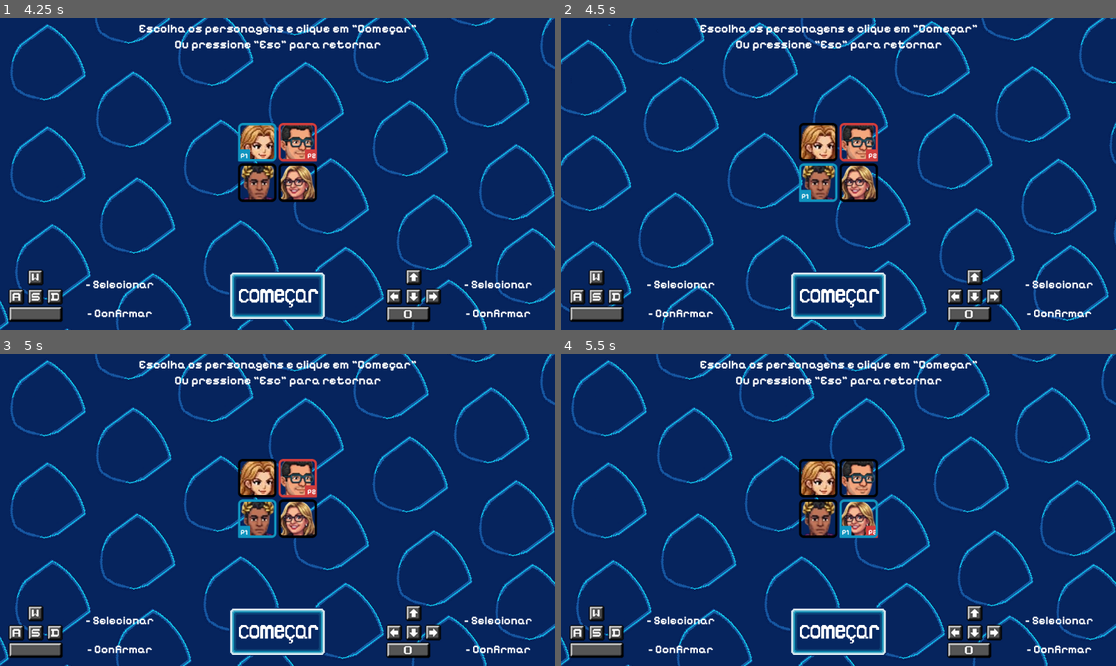
Above: before the commit, frames 1-4 (two rows, left to right).
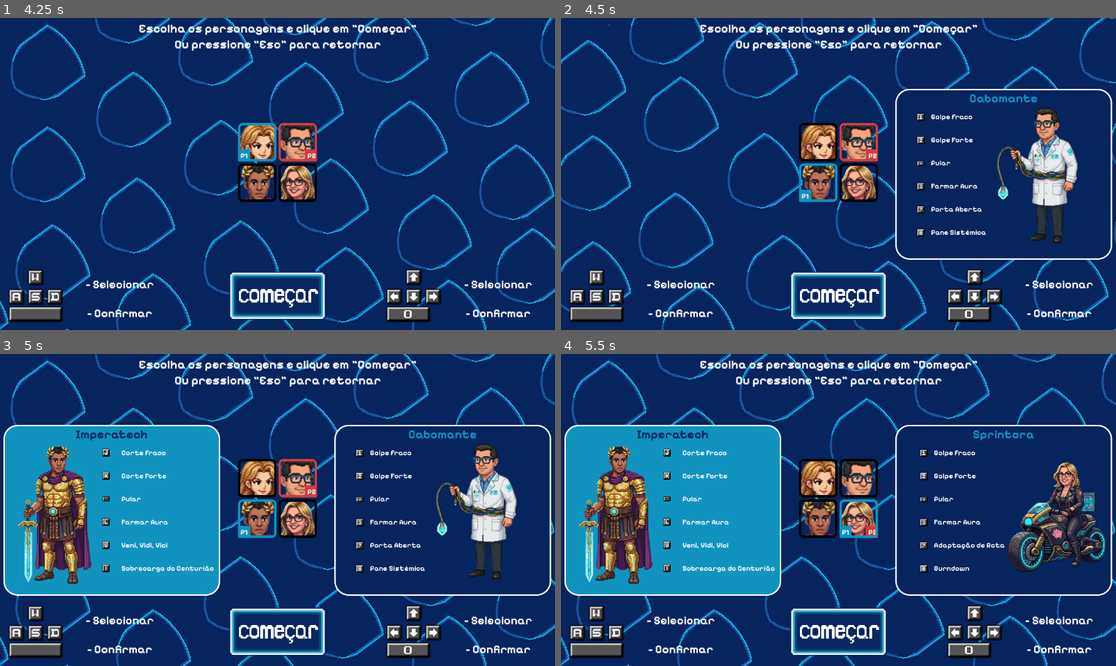
Above: after the commit, the same moments.

Repository: RailanTeles/UniFighters
Game: Godot game, scene res://menu.tscn
Two runs of this game, one before a commit and one after it. Both use one fixed random seed, a clock stepped at 60 frames per second and the inputs below. Sound files missing from this copy of the repository are replaced by a short silence.
Inputs (mouse positions are in pixels of both pictures, inside the frame that each line leads up to):
- Up to frame 1 (4.25 s): hold D (p1_direita) 0.53-1.25 s; tap Space (p1_pular, bound only after the commit) at 0.6, 0.77, 1.07 s; tap Keypad 0 (p2_pular, bound only after the commit) at 0.8 s; click "Jogar" at 1.25 s; click "Jogar" at 2 s; click (277, 295) at 2.75 s; click (277, 295) at 3.5 s
- Up to frame 2 (4.5 s): hold S (p1_baixo) from 4.28 s (still down); tap Keypad 0 (p2_pular, bound only after the commit) at 4.35 s
- Up to frame 3 (5 s): keep holding S (p1_baixo); tap Space (p1_pular, bound only after the commit) at 4.52, 4.55, 4.82 s
- Up to frame 4 (5.5 s): release S (p1_baixo) at 5.03 s; hold D (p1_direita) from 5.03 s (still down); tap Down (p2_baixo) at 5.1 s; tap Keypad 0 (p2_pular, bound only after the commit) at 5.3 s

Frame 1 is identical in both runs. In frame 2, 5.6% of the frame differs, in the area x 60-100%, y 22-78%; in frame 3, 27%; in frame 4, 28%, in the area x 0-100%, y 22-78%.

Commit message:
Tela de seleção de personagem feita

Diff:
--- a/project.godot
+++ b/project.godot
@@ -73,3 +73,13 @@
 "events": [Object(InputEventKey,"resource_local_to_scene":false,"resource_name":"","device":-1,"window_id":0,"alt_press …(195 unchanged characters)…
 ]
 }
+p1_pular={
+"deadzone": 0.2,
+"events": [Object(InputEventKey,"resource_local_to_scene":false,"resource_name":"","device":-1,"window_id":0,"alt_pressed":false,"shift_pressed":false,"ctrl_pressed":false,"meta_pressed":false,"pressed":false,"keycode":0,"physical_keycode":32,"key_label":0,"unicode":32,"location":0,"echo":false,"script":null)
+]
+}
+p2_pular={
+"deadzone": 0.2,
+"events": [Object(InputEventKey,"resource_local_to_scene":false,"resource_name":"","device":-1,"window_id":0,"alt_pressed":false,"shift_pressed":false,"ctrl_pressed":false,"meta_pressed":false,"pressed":false,"keycode":0,"physical_keycode":4194438,"key_label":0,"unicode":48,"location":0,"echo":false,"script":null)
+]
+}
--- a/selecao.gd
+++ b/selecao.gd
@@ -3,10 +3,6 @@
 # Armazena o nó que o cursor está apontando
 var p1_foco_atual: Control
 var p2_foco_atual: Control
-
-# Armazena o personagem que foi confirmado
-var p1_personagem_selecionado = null
-var p2_personagem_selecionado = null
 
 # Botôes
 @onready var char_1: TextureButton = $selecao/GridContainer/Char1
@@ -20,7 +16,47 @@
 @onready var p2_cursor: TextureRect = $P2_cursor
 
 
+# Banners
+@onready var banner_p1_display: TextureRect = $BannerP1_Display
+@onready var banner_p2_display: TextureRect = $BannerP2_Display
+
+# Armazena o personagem que foi confirmado
+var p1_personagem_selecionado = null
+var p2_personagem_selecionado = null
+
+# Pre render das imagens
+var banner_regulata_p1 = preload("res://assets/personagens/regulata/icones/RegulataP1.png")
+var banner_regulata_p2 = preload("res://assets/personagens/regulata/icones/RegulataP2.png")
+var banner_cabomante_p1 = preload("res://assets/personagens/cabomante/icone/CabomanteP1.png")
+var banner_cabomante_p2 = preload("res://assets/personagens/cabomante/icone/CabomanteP2.png")
+var banner_imperatech_p1 = preload("res://assets/personagens/imperatech/icone/ImperatechP1.png")
+var banner_imperatech_p2 = preload("res://assets/personagens/imperatech/icone/ImperatechP2.png")
+var banner_sprintora_p1 = preload("res://assets/personagens/sprintora/icones/SprintoraP1.png")
+var banner_sprintora_p2 = preload("res://assets/personagens/sprintora/icones/SprintoraP2.png")
+
+var dados_banners_p1 = {
+	"Regulata" : banner_regulata_p1,
+	"Cabomante" : banner_cabomante_p1,
+	"Imperatech" : banner_imperatech_p1,
+	"Sprintora" : banner_sprintora_p1
+}
+
+var dados_banners_p2 = {
+	"Regulata" : banner_regulata_p2,
+	"Cabomante" : banner_cabomante_p2,
+	"Imperatech" : banner_imperatech_p2,
+	"Sprintora" : banner_sprintora_p2
+}
+
+var dados_caracteristicas = {}
+
 func _ready():
+	dados_caracteristicas = {
+		char_1 : "Regulata",
+		char_2 : "Cabomante",
+		char_3 : "Imperatech",
+		char_4 : "Sprintora"
+	}
 	p1_foco_atual = char_1
 	p2_foco_atual = char_2
 	call_deferred("atualizar_posicao_cursores")
@@ -47,7 +83,16 @@
 			p1_foco_atual = proximo_no1
 			foco_mudou = true
 
-	# Controles P2
+	# Botão de selecionar o personagem
+	if Input.is_action_just_pressed("p1_pular"):
+		if p1_foco_atual == comecar_button:
+			_on_comecar_button_pressed()
+
+		else:
+			p1_personagem_selecionado = dados_caracteristicas[p1_foco_atual]
+			atualizar_banner_p1(p1_personagem_selecionado)
+
+	# Controles P2 ------------------------
 	if Input.is_action_just_pressed("p2_direita"):
 		proximo_foco_path2 = p2_foco_atual.get_focus_neighbor(SIDE_RIGHT)
 	elif Input.is_action_just_pressed("p2_esquerda"):
@@ -64,6 +109,14 @@
 			p2_foco_atual = proximo_no2
 			foco_mudou = true
 
+		# Botão de selecionar o personagem
+	if Input.is_action_just_pressed("p2_pular"):
+		if p2_foco_atual == comecar_button:
+			_on_comecar_button_pressed()
+
+		else:
+			p2_personagem_selecionado = dados_caracteristicas[p2_foco_atual]
+			atualizar_banner_p2(p2_personagem_selecionado)
 	# ----- ATUALIZAÇÃO VISUAL -----
 	if foco_mudou:
 		atualizar_posicao_cursores()
@@ -75,3 +128,17 @@
 	if p2_foco_atual:
 		p2_cursor.size = p2_foco_atual.size
 		p2_cursor.global_position = p2_foco_atual.global_position
+
+func _on_comecar_button_pressed() -> void:
+	if p1_personagem_selecionado != null and p2_personagem_selecionado != null:
+		print("COMEÇANDO O JOGO!")
+	else:
+		print("Falta um jogador escolher!")
+
+func atualizar_banner_p1(nome_personagem):
+	if dados_banners_p1.has(nome_personagem):
+		banner_p1_display.texture = dados_banners_p1[nome_personagem]
+
+func atualizar_banner_p2(nome_personagem):
+	if dados_banners_p2.has(nome_personagem):
+		banner_p2_display.texture = dados_banners_p2[nome_personagem]
--- a/selecao.tscn
+++ b/selecao.tscn
@@ -200,3 +200,30 @@
 offset_right = 80.0
 offset_bottom = 80.0
 texture = ExtResource("13_501mu")
+
+[node name="BannerP1_Display" type="TextureRect" parent="."]
+layout_mode = 1
+anchors_preset = 4
+anchor_top = 0.5
+anchor_bottom = 0.5
+offset_left = 7.0
+offset_top = -20.0
+offset_right = 47.0
+offset_bottom = 20.0
+grow_vertical = 2
+
+[node name="BannerP2_Display" type="TextureRect" parent="."]
+layout_mode = 1
+anchors_preset = 6
+anchor_left = 1.0
+anchor_top = 0.5
+anchor_right = 1.0
+anchor_bottom = 0.5
+offset_left = -48.0
+offset_top = -20.0
+offset_right = -8.0
+offset_bottom = 20.0
+grow_horizontal = 0
+grow_vertical = 2
+
+[connection signal="pressed" from="botoes/comecarButton" to="." method="_on_comecar_button_pressed"]
